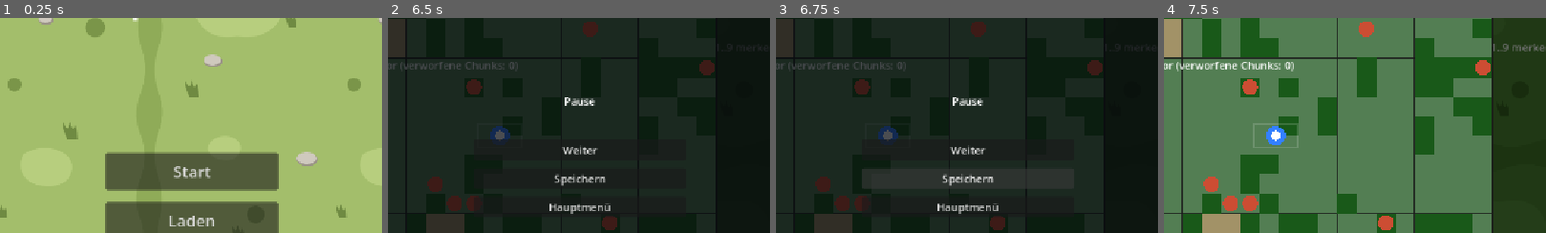
Above: before the commit, frames 1-4 (left to right).
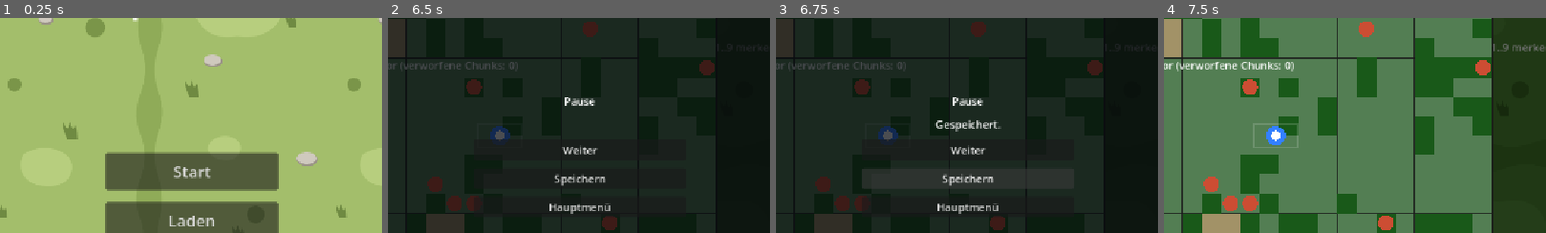
Above: after the commit, the same moments.

Repository: vannon091118/snip-warfare
Game: Godot game, scene res://ui/scenes/hauptmenue.tscn
Two runs of this game, one before a commit and one after it. Both use one fixed random seed, a clock stepped at 60 frames per second and the inputs below.
Inputs (mouse positions are % of the whole screen's width and height, from its top left):
- Up to frame 1 (0.25 s): no input
- Up to frame 2 (6.5 s): click "Start" at 0.5 s; tap Enter at 1.25, 4.25 s; move the mouse to (72, 45) at 1.27 s; hold Right (ui_right) 1.28-2 s; tap M at 1.35 s; click (72, 45) at 1.42 s; tap Space at 1.52, 3.5, 5.75, 6.02 s; click "Hauptmenü" at 2 s; click "Warum?" at 2.75 s; drag from (50, 45) to (45, 70) at 3.52 s; move the mouse to (60, 28) at 4.27 s; hold Right (ui_right) 4.28-5 s; tap 1 at 4.35 s; drag from (45, 70) to (20, 35) at 5.02 s; move the mouse to (80, 65) at 5.77 s; hold Left (ui_left) from 5.78 s (still down); hold Shift from 5.78 s (still down); tap Escape (ui_cancel) at 6.4 s
- Up to frame 3 (6.75 s): release Left (ui_left) at 6.5 s; release Shift at 6.5 s; click "Speichern" at 6.5 s
- Up to frame 4 (7.5 s): click "Weiter" at 7.25 s
The pictures show only the part of the screen within x 25-75%, y 18-68%; the shares and areas given below are measured in that part.

Frames 1-2 are identical in both runs. In frame 3, 0.4% of the frame differs, in the area x 41-59%, y 47-53%; in frame 4, nothing differs.
Error before the commit: Invalid call. Nonexistent function 'aus_welt_uebernehmen' in base 'RefCounted (Welt_Model)'. (res://world/logic/kategorie_welt/welt_pause_menue.gd:112)

Commit message:
1. Du wolltest eine zentrale Laufzeitwahrheit statt paralleler Zustände, also habe ich dem Spiel die doppelte Karte weggenommen, die es unbemerkt zweimal besaß.
2. Beim Laden kopierte der Ladevorgang die aktive Karte als Wörterbuch in das Szenen-Modell, die World hielt danach eine veraltete Zweitinstanz, und jedes Speichern ohne Umweg schrieb diese Leiche auf die Platte.

3. In welt_world.gd lebt jetzt model_uebernehmen: Die World zeigt auf die laufende Instanz der Szene, in welt_ladevorgang.gd wird die geladene Karte übernommen statt kopiert, das Erzeugen trägt die Szene-Karte direkt als Basis ein, und alte Einzelwelt-Dateien bekommen beim Laden eine Ein-Map-World als Erbe.

4. In welt_pause_menue.gd starb der Aufruf einer Methode, die es nirgends gab, und jedes Speichern wäre deshalb geknallt; jetzt läuft es über die Instanz-Übernahme mit echten Methoden.

5. Die Sitzung trägt nur noch den Verweis, der Beweislauf prüft als 27. Prüfung, dass Szene und World dasselbe Objekt teilen und der Speicher-Rundlauf den echten Zustand trägt.

6. Der Preflight zählt 137 Klassen auf 154 Dateien ohne Befund, im Spiel speichert der Pause-Knopf jetzt wirklich, und Expansion wie Laden zeigen dieselbe Karte, die auch auf der Platte landet.

Diff:
--- a/tools/lauf_pruefung_welt.gd
+++ b/tools/lauf_pruefung_welt.gd
@@ -719,6 +719,30 @@
 		fehler += 1
 	else:
 		print("OK: Alle Ernte-Jobs loopen als Daten, der Heiler endet einmalig")
+	# 27) Eine Kartenwahrheit: Die World übernimmt die laufende Szene-Instanz
+	#     über model_uebernehmen; Szene und World zeigen danach auf dasselbe
+	#     Welt_Model-Objekt und der Rundlauf speichert den echten Zustand.
+	var wahrheit_world := Welt_World.new()
+	wahrheit_world.world_name = "wahrheit_welt"
+	var wahrheit_lade := Welt_Model.new()
+	wahrheit_lade.karte_erzeugen(6, 6, "boden")
+	wahrheit_world.map_hinzufuegen(wahrheit_lade, "karte_0", true)
+	var wahrheit_szene := Welt_Model.new()
+	wahrheit_szene.karte_erzeugen(7, 7, "boden")
+	wahrheit_szene.objekt_hinzufuegen("baum", Vector2(96, 96))
+	var uebernommen := wahrheit_world.model_uebernehmen("karte_0", wahrheit_szene)
+	var identisch := wahrheit_world.map_model("karte_0") == wahrheit_szene
+	var rundlauf := Welt_Speicher.new()
+	rundlauf.world_speichern("wahrheit_welt", wahrheit_world)
+	var rueck := rundlauf.world_laden("wahrheit_welt")
+	var rundlauf_ok := rueck != null and rueck.map_model("karte_0") != null \
+			and int(rueck.map_model("karte_0").objekt_anzahl()) == 1
+	if not uebernommen or not identisch or not rundlauf_ok:
+		print("FEHLER: Kartenwahrheit bricht (uebernommen %s, identisch %s, rundlauf %s)" % [
+			str(uebernommen), str(identisch), str(rundlauf_ok)])
+		fehler += 1
+	else:
+		print("OK: Szene und World teilen dieselbe Karteninstanz, Rundlauf trägt den echten Zustand")
 	if fehler == 0:
 		print("ALLE PRUEFUNGEN GRUEN")
 		quit(0)
--- a/ui/logic/kategorie_ui/ui_welt_sitzung.gd
+++ b/ui/logic/kategorie_ui/ui_welt_sitzung.gd
@@ -9,9 +9,11 @@
 ## zentralen Kern_Zufall ziehen". Die Karte liest ihn beim Aufbau der Welt.
 var seed_wunsch: int = 0
 
-## World-Ebene: Die geladene World hält alle Maps; aktive_map_id bestimmt,
-## welche Karte die Welt-Szene aufbaut. Beide Felder sind reine Übergabe,
-## die Logik liegt in Welt_World und Welt_Ladevorgang.
+## World-Ebene: Die Sitzung hält die einzige World-Referenz zwischen den
+## Szenen. Die aktive Map in der World ist dasselbe Welt_Model-Objekt wie
+## in der Welt-Szene (Instanz-Übernahme beim Laden, Expansion und Speichern);
+## die Sitzung erzeugt keine zweite Kartenwahrheit, sie trägt nur den
+## Verweis und die aktive map_id zwischen Szenenwechseln.
 var world: Welt_World = null
 var aktive_map_id: String = ""
 
--- a/world/logic/kategorie_welt/welt_ladevorgang.gd
+++ b/world/logic/kategorie_welt/welt_ladevorgang.gd
@@ -22,21 +22,36 @@
 	var geladen := false
 	var speicher := Welt_Speicher.new()
 	if welt_name != "":
-		# World-Ebene: Die Save-Datei ist eine World mit mehreren Maps; das
-		# Szenen-Modell wird aus der aktiven Map der Sitzung gespeist.
+		# World-Ebene: Die Save-Datei ist eine World mit mehreren Maps. Die
+		# geladene Instanz der aktiven Map wird zur laufenden Instanz der
+		# Szene übernommen, statt sie als Kopie daneben bestehen zu lassen:
+		# Genau eine Kartenwahrheit, die World zeigt auf dasselbe Welt_Model.
 		var world := speicher.world_laden(welt_name)
 		if world != null:
-			WeltSitzung.world = world
 			var aktive_id := WeltSitzung.aktive_map_id
 			if aktive_id == "" or not world.map_id_vorhanden(aktive_id):
 				aktive_id = world.aktive_map_id()
+			var aktive_map := world.map_model(aktive_id)
+			if aktive_map != null and _model.aus_woerterbuch(aktive_map.nach_woerterbuch()):
+				# Instanz-Übernahme: Die World zeigt ab hier auf das Szenen-
+				# Modell, die Kopie im World-Eintrag stirbt mit dem Laden.
+				world.model_uebernehmen(aktive_id, _model)
+				WeltSitzung.world = world
 				WeltSitzung.aktive_map_id = aktive_id
-			var aktive_map := world.map_model(aktive_id)
-			if aktive_map != null:
-				geladen = _model.aus_woerterbuch(aktive_map.nach_woerterbuch())
+				geladen = true
+			else:
+				WeltSitzung.world = world
 		if not geladen:
-			# Abwärtskompatibel: Alte Einzelwelt-Dateien bleiben ladbar.
+			# Abwärtskompatibel: Alte Einzelwelt-Dateien bleiben ladbar. Die
+			# Welt wird als Ein-Map-World in die Sitzung genommen, damit
+			# Speichern und Expansion über denselben Welt-Weg laufen.
 			geladen = _model.aus_woerterbuch(speicher.laden(welt_name))
+			if geladen:
+				var erbe_world := Welt_World.new()
+				erbe_world.world_name = welt_name
+				erbe_world.map_hinzufuegen(_model, "karte_0", true)
+				WeltSitzung.world = erbe_world
+				WeltSitzung.aktive_map_id = "karte_0"
 	if not geladen:
 		geladen = _welt_generieren(welt_name, seed_wunsch, biom_id)
 	if not geladen:
@@ -66,14 +81,15 @@
 		seed_wert = kandidat_zufall.naechste_zahl() % 1000000000
 	if not _generator.welt_erzeugen(_model, seed_wert, biom_id):
 		return false
-	# World-Ebene: Die erste Karte entsteht über die Fabrik als Basis-Map in
-	# einer frischen World, die Sitzung zeigt auf sie.
+	# World-Ebene: Die erzeugte Szene-Karte ist die Basis-Karte. Die World
+	# übernimmt die laufende Instanz, es wird nicht ein zweites Mal
+	# generiert: Genau eine Kartenwahrheit auch auf dem Erzeugungsweg.
 	var world := Welt_World.new()
 	var speicher_welt_name := welt_name
 	if speicher_welt_name == "":
 		speicher_welt_name = "generiert_" + str(seed_wert)
 	world.world_name = speicher_welt_name
-	_map_fabrik.basis_karte_erzeugen(world, seed_wert, biom_id)
+	world.map_hinzufuegen(_model, "karte_0", true)
 	WeltSitzung.world = world
 	WeltSitzung.aktive_map_id = "karte_0"
 	var speicher := Welt_Speicher.new()
--- a/world/logic/kategorie_welt/welt_pause_menue.gd
+++ b/world/logic/kategorie_welt/welt_pause_menue.gd
@@ -107,11 +107,14 @@
 	var world: Welt_World = WeltSitzung.world
 	var map_id := WeltSitzung.aktive_map_id
 	if world != null and map_id != "":
-		var aktive: Welt_Model = world.map_model(map_id)
-		if aktive != null:
-			aktive.aus_welt_uebernehmen(_model_vom_baum())
-			if Welt_Ladevorgang.welt_speichern_aktiv(world, map_id):
-				meldung = "Gespeichert."
+		# Eine Kartenwahrheit: Die World übernimmt die laufende Szene-Instanz
+		# der aktiven Karte, bevor gespeichert wird. Nach der Instanz-Übernahme
+		# beim Laden sind beide ohnehin dasselbe Objekt; dieser Weg deckt auch
+		# den Fall ab, dass Szene und World-Eintrag noch getrennt sind.
+		var laufend: Welt_Model = _model_vom_baum()
+		if laufend != null and world.model_uebernehmen(map_id, laufend) \
+				and Welt_Ladevorgang.welt_speichern_aktiv(world, map_id):
+			meldung = "Gespeichert."
 	if _info != null:
 		_info.text = meldung
 
--- a/world/logic/kategorie_welt/welt_world.gd
+++ b/world/logic/kategorie_welt/welt_world.gd
@@ -64,6 +64,19 @@
 			return eintrag.get("model", null)
 	return null
 
+func model_uebernehmen(map_id: String, model: Welt_Model) -> bool:
+	# Laufzeit-Übernahme: Die laufende Instanz ersetzt den World-Eintrag,
+	# sodass Welt-Szene und World dasselbe Welt_Model teilen. Es entsteht
+	# keine zweite Kartenwahrheit, und die map_id-Zuordnung bleibt bestehen.
+	if model == null or not map_id_vorhanden(map_id):
+		return false
+	for index in _maps.size():
+		if str(_maps[index].get("map_id", "")) == map_id:
+			_maps[index]["model"] = model
+			model.map_id = map_id
+			return true
+	return false
+
 func map_ids() -> Array[String]:
 	var ids: Array[String] = []
 	for eintrag: Dictionary in _maps:
Not shown, changed: shinon/commit_msg.txt
